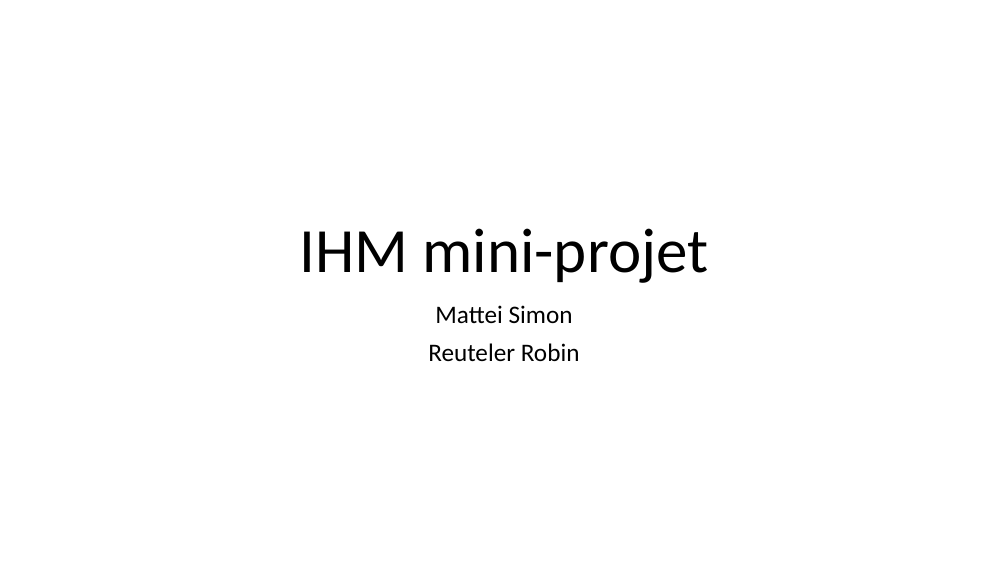
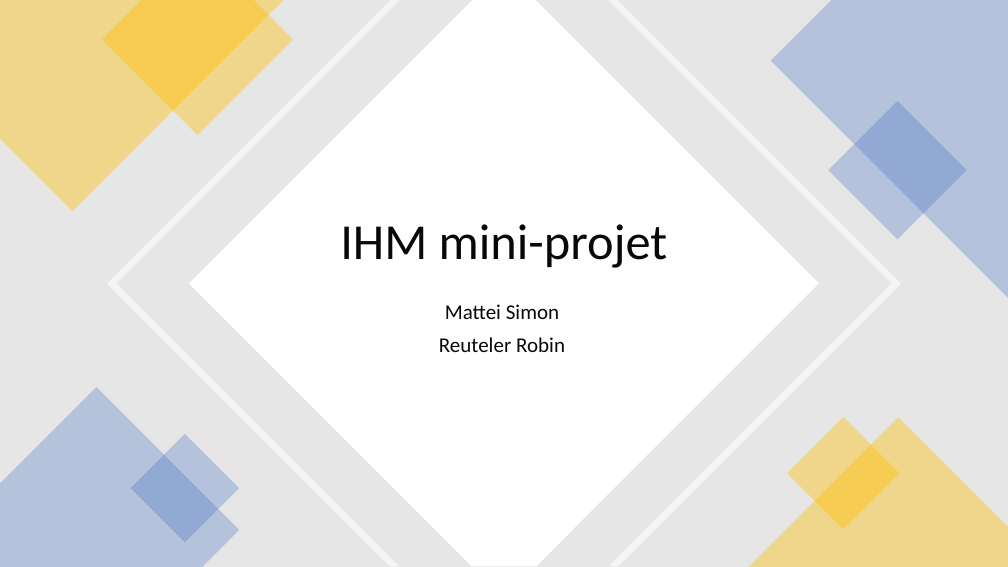
Before and after one commit to Ikewolf77/IHM_Projet, a slide deck: slide 1 of Design/Présentation.pptx. Drawn at 1008x567 pixels with LibreOffice and Linux fonts; fonts in the diff are those of the drawing. Boxes give left, top, right and bottom in pixels: in the first picture for what was removed or moved away, otherwise in the second. Text is boxed around its words. In the diff, an @@ line names an element or a change of style, - is before the commit and + after.

Commit message:
presentation done

```diff
--- a/Design/Présentation.pptx
+++ b/Design/Présentation.pptx
@@ rectangle added at [0,0,1008,567], fill #E7E6E6 @@
@@ freeform shape added at [0,0,283,211], fill #FFC000 at 40% opacity @@
@@ freeform shape added at [102,0,293,135], fill #FFC000 at 40% opacity @@
@@ freeform shape added at [107,0,901,567], fill #FFFFFF at 60% opacity @@
@@ freeform shape added at [189,0,819,567], fill #FFFFFF @@
@@ freeform shape added at [771,0,1008,298], fill #4472C4 at 30% opacity @@
@@ rectangle added at [828,101,967,240], fill #4472C4 at 30% opacity @@
@@ title "IHM mini-projet": place and size @@
-title "IHM mini-projet" at [299,228,708,283]
+title "IHM mini-projet" at [340,224,668,268]
@@ title "IHM mini-projet" at [340,224,668,268]: size 60 to 48 pt, text colour #000000 to #080808; vertical alignment bottom to middle @@
@@ subtitle "Mattei Simon": place and size @@
-subtitle "Mattei Simon" at [428,305,580,362]
+subtitle "Mattei Simon" at [439,304,565,352]
@@ subtitle "Mattei Simon" at [439,304,565,352]: size 24 to 20 pt, text colour #000000 to #080808 @@
@@ freeform shape added at [0,388,239,567], fill #4472C4 at 30% opacity @@
@@ freeform shape added at [748,417,1008,567], fill #FFC000 at 40% opacity @@
@@ rectangle added at [787,417,900,529], fill #FFC000 at 40% opacity @@
@@ rectangle added at [131,434,240,543], fill #4472C4 at 30% opacity @@
```
Also in this commit, not shown: 8 slides added, 2 slides removed.
